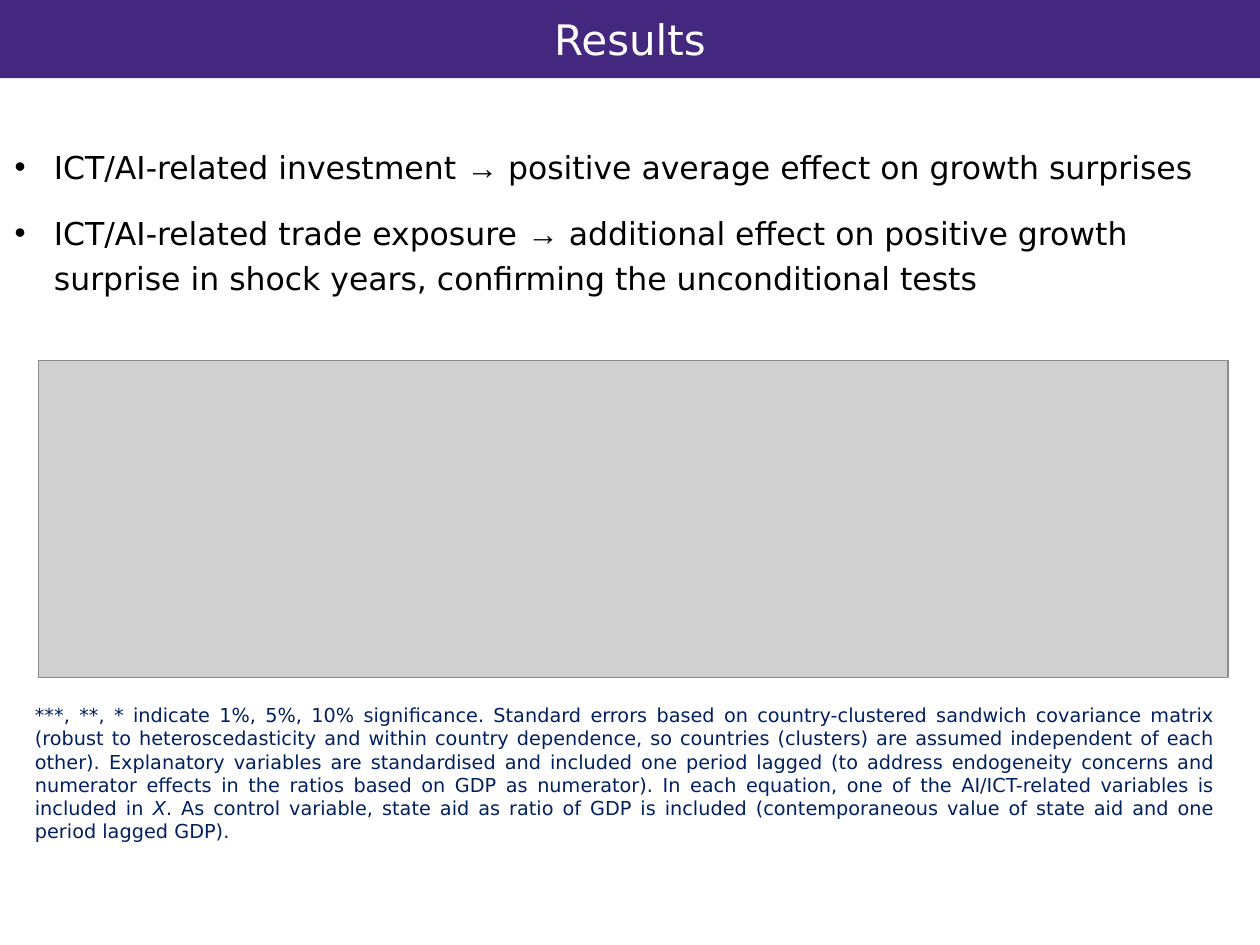
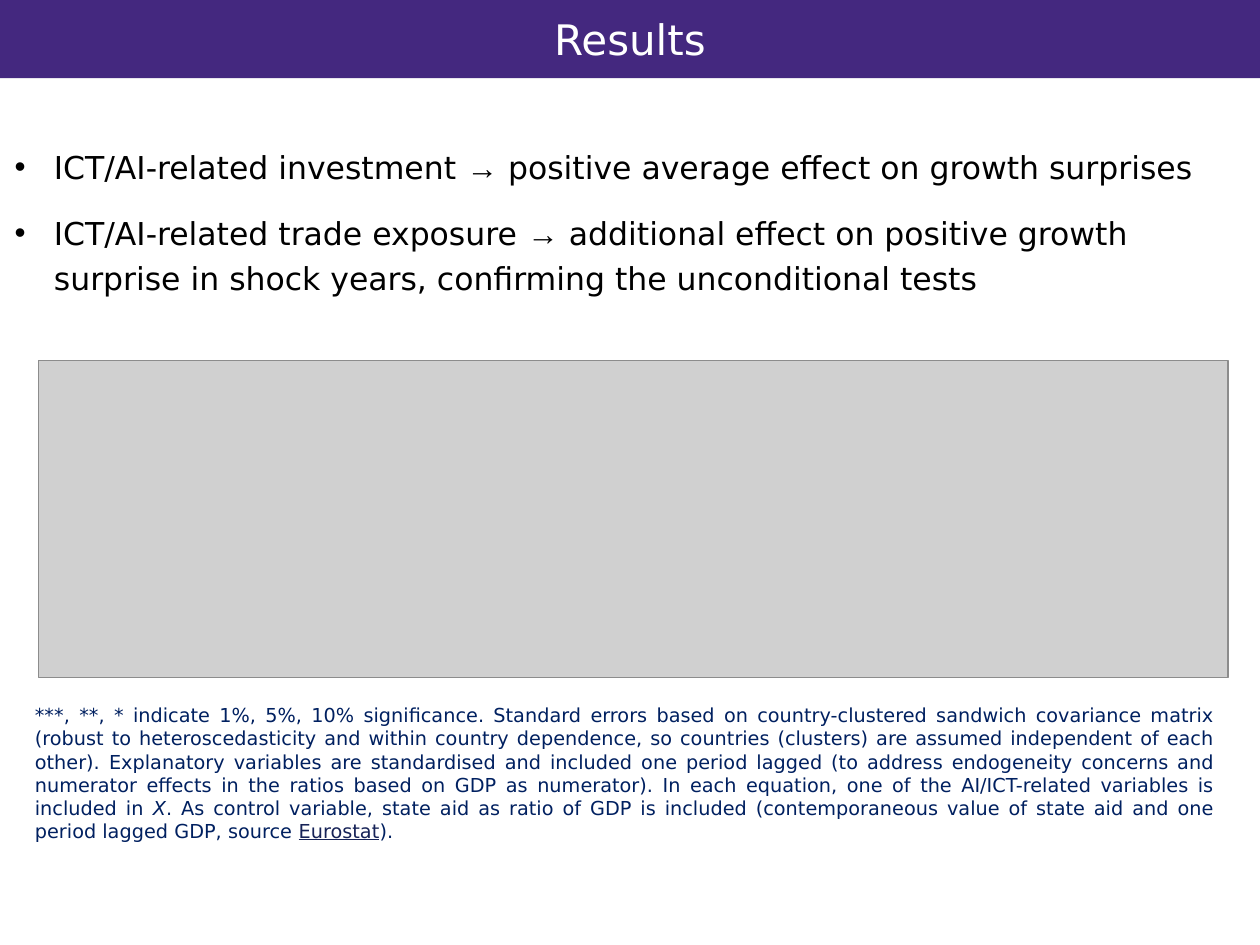
Before and after one commit to vandenEnd/scripts, a slide deck: slide 9 of Resilience.pptx. Drawn at 1260x945 pixels with LibreOffice and Linux fonts; fonts in the diff are those of the drawing; grey boxes stand for pictures; background and template pictures are left out. Boxes give left, top, right and bottom in pixels: in the first picture for what was removed or moved away, otherwise in the second. Text is boxed around its words. In the diff, an @@ line names an element or a change of style, - is before the commit and + after.

```diff
--- a/Resilience.pptx
+++ b/Resilience.pptx
@@ text at (35,707,1214,842): text changed @@
-***, **, * indicate 1%, 5%, 10% significance. Standard errors based on country-clustered sandwich covariance matrix (robust to heteroscedasticity and within country dependence, so countries (clusters) are assumed independent of each other). Explanatory variables are standardised and included one period lagged (to address endogeneity concerns and numerator effects in the ratios based on GDP as numerator). In each equation, one of the AI/ICT-related variables is included in X. As control variable, state aid as ratio of GDP is included (contemporaneous value of state aid and one period lagged GDP).
+***, **, * indicate 1%, 5%, 10% significance. Standard errors based on country-clustered sandwich covariance matrix (robust to heteroscedasticity and within country dependence, so countries (clusters) are assumed independent of each other). Explanatory variables are standardised and included one period lagged (to address endogeneity concerns and numerator effects in the ratios based on GDP as numerator). In each equation, one of the AI/ICT-related variables is included in X. As control variable, state aid as ratio of GDP is included (contemporaneous value of state aid and one period lagged GDP, source Eurostat).
```
Also in this commit, not shown: 4 other slides changed.
